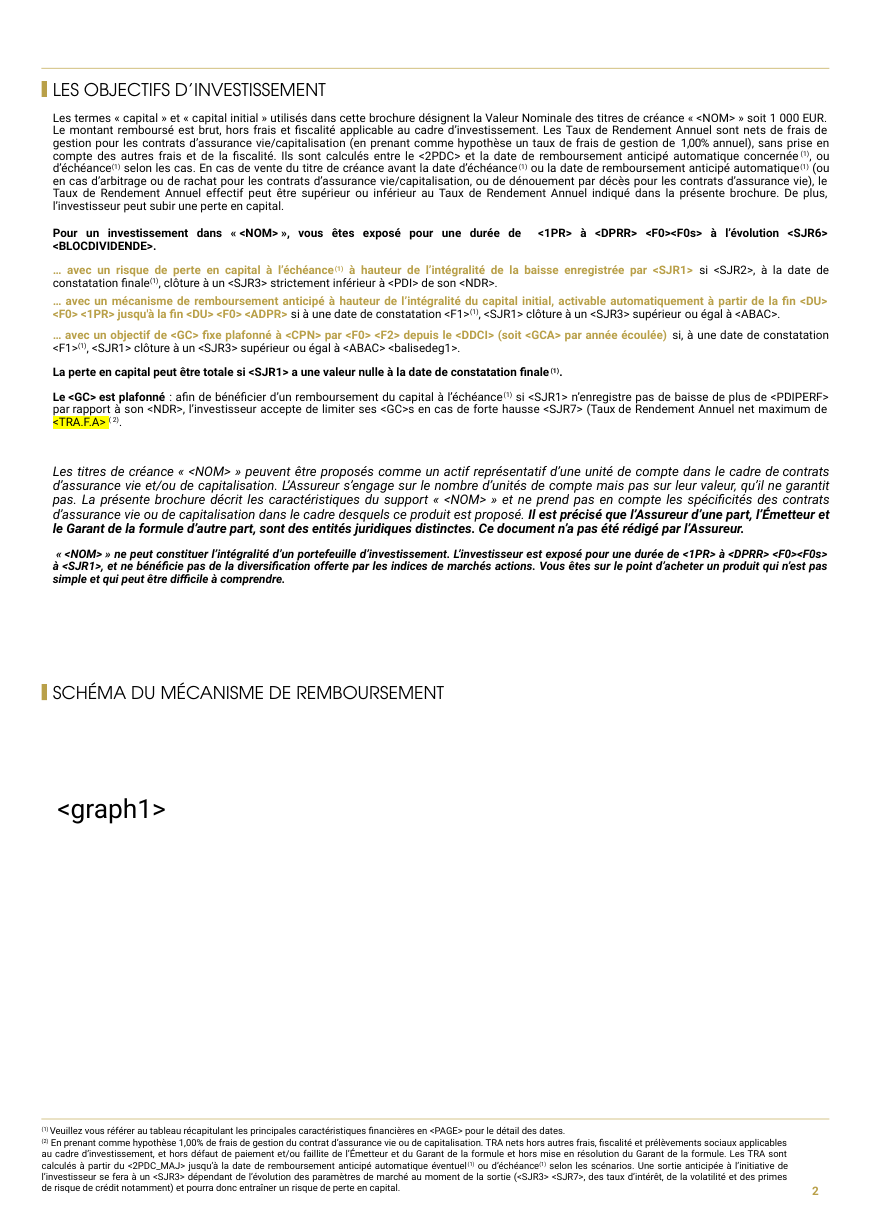
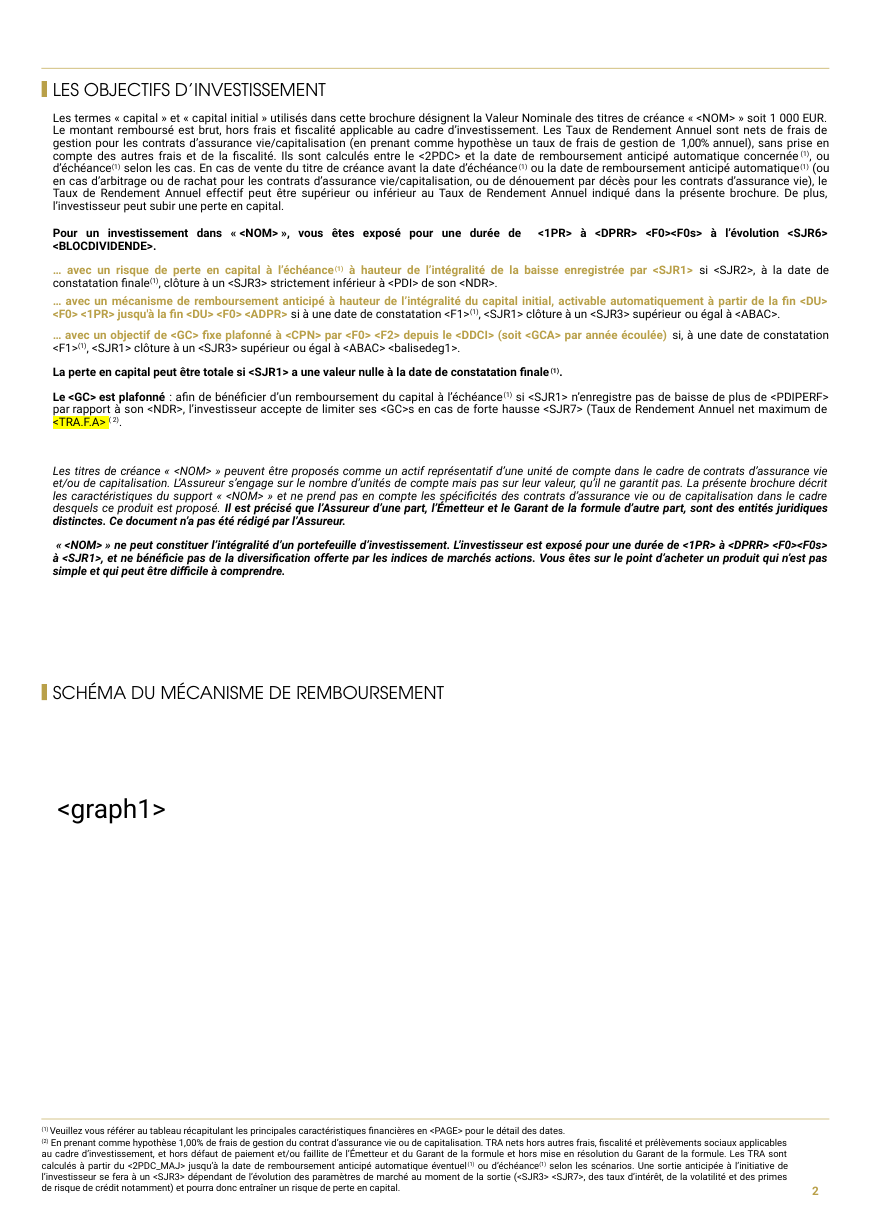
Before and after one commit to guillaumejacquin/equitim-project, a slide deck: slide 2 of Templates/testmercredi.pptx. Drawn at 871x1232 pixels with LibreOffice and Linux fonts; fonts in the diff are those of the drawing; background and template pictures are left out. Boxes give left, top, right and bottom in pixels: in the first picture for what was removed or moved away, otherwise in the second. Text is boxed around its words. In the diff, an @@ line names an element or a change of style, - is before the commit and + after.

```diff
--- a/Templates/testmercredi.pptx
+++ b/Templates/testmercredi.pptx
@@ text at bbox=[53, 466, 828, 528]: size 9 to 8 pt in "Les titres de créance « <NOM> » ..." @@
```
Also in this commit, not shown: 7 other slides changed, 32 other files.
